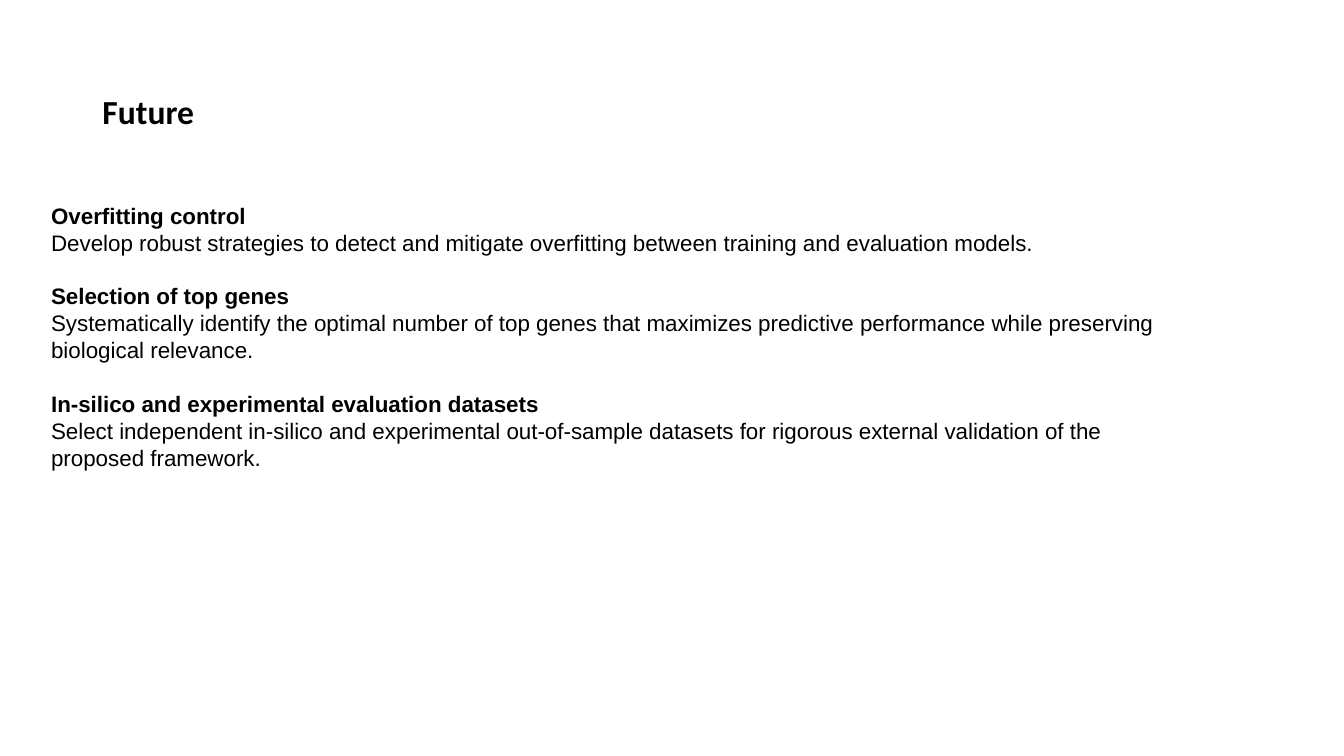
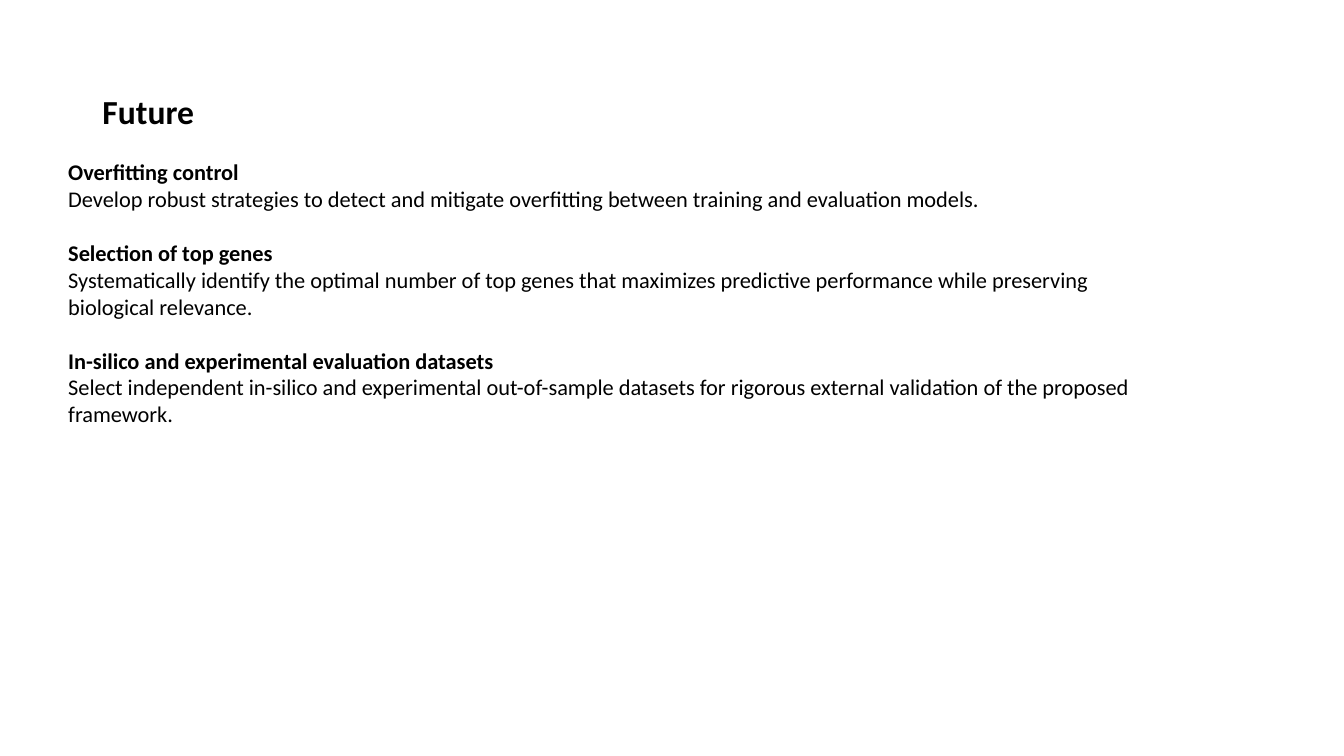
Before and after one commit to boabangf/GNN_RL_gene_trajectory_perturbation, a slide deck: slide 25 of ppt slides for omic codeathon (1) (1).pptx. Drawn at 1344x756 pixels with LibreOffice and Linux fonts; fonts in the diff are those of the drawing. Boxes give left, top, right and bottom in pixels: in the first picture for what was removed or moved away, otherwise in the second. Text is boxed around its words. In the diff, an @@ line names an element or a change of style, - is before the commit and + after.

```diff
--- a/ppt slides for omic codeathon (1) (1).pptx
+++ b/ppt slides for omic codeathon (1) (1).pptx
@@ text "Overfitting control Develop robust strategies ...": place and size @@
-text "Overfitting control Develop robust strategies ..." at <box>51,207,1153,471</box>
+text "Overfitting control Develop robust strategies ..." at <box>68,164,1128,422</box>
@@ text "Overfitting control Develop robust strategies ..." at <box>68,164,1128,422</box>: font Arial to Calibri @@
```
Also in this commit, not shown: 3 other slides changed.
